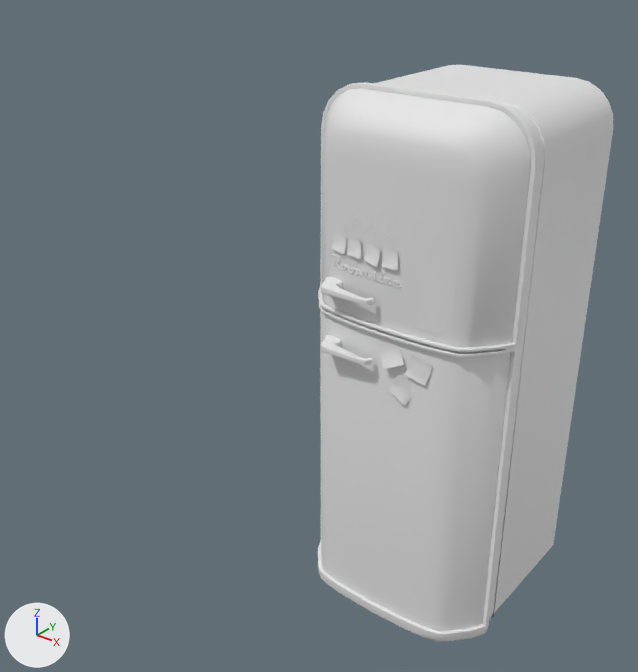
The FBX model Assets/fbx/furniture/furniture_menu_fridge.fbx as it was, and as the next commit left it.
The view is the same before and after, from a camera (50 mm lens) standing at (4.56, -3.92, 3.23) and looking at (1.8, -0.47, 1.09). The lights are fixed; the arrows at lower left show +X, +Y and +Z. Where no turn or scale is listed for an object, it has been applied to the vertices.

Names of what the first picture shows: 'Plane.010', 'Text.010', 'Text.012', 'Text.014', 'door.003', 'furniture_cupboard_big_right.007', 'furniture_cupboard_big_right.008', 'furniture_cupboard_big_right.009', 'furniture_fridge_menu.001', 'postit.005', 'postit.006', 'postit.007', 'postit.008', 'postit.009', 'postit_03.001', 'postit_2.001'.
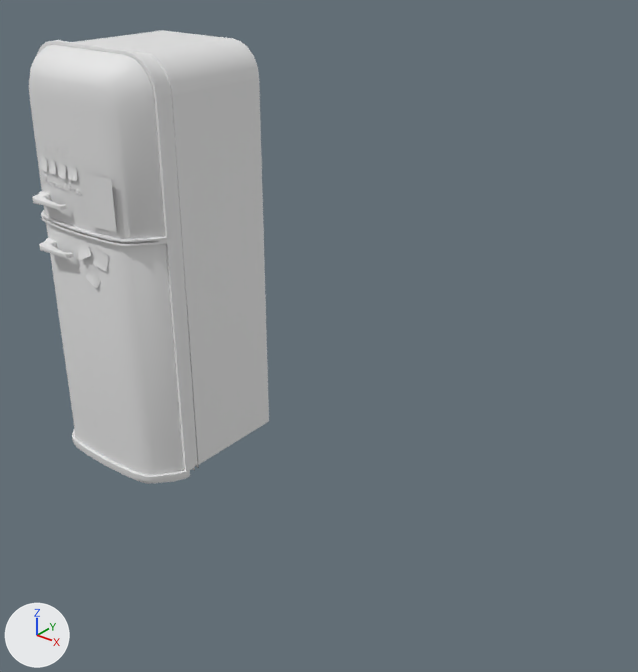
Scene script edits in JSON lines:
```json
{"op": "set", "path": "ob_text_012.location", "old": "(2.415, -1.072, 1.994)", "new": "(0.299, -1.072, 1.994)"}
{"op": "set", "path": "ob_postit_005.location", "old": "(2.633, -1.043, 1.915)", "new": "(0.517, -1.043, 1.915)"}
{"op": "set", "path": "ob_furniture_cupboard_big_right_008.location", "old": "(2.116, 0.332, 0.0)", "new": "(0.0, 0.332, 0.0)"}
{"op": "set", "path": "ob_plane_010.location", "old": "(2.857, -1.046, 1.789)", "new": "(0.741, -1.046, 1.789)"}
{"op": "set", "path": "ob_postit_006.location", "old": "(2.541, -1.042, 1.913)", "new": "(0.425, -1.042, 1.913)"}
{"op": "set", "path": "ob_postit_03_001.location", "old": "(2.661, -1.051, 1.481)", "new": "(0.545, -1.051, 1.481)"}
{"op": "set", "path": "ob_furniture_fridge_menu_001.location", "old": "(2.116, 0.0, 0.0)", "new": "(0.0, 0.0, 0.0)"}
{"op": "set", "path": "ob_postit_2_001.location", "old": "(2.725, -1.044, 1.328)", "new": "(0.609, -1.044, 1.328)"}
{"op": "set", "path": "ob_postit_009.location", "old": "(2.8, -1.043, 1.446)", "new": "(0.684, -1.043, 1.446)"}
{"op": "set", "path": "ob_text_009.location", "old": "(2.583, -1.05, 2.007)", "new": "(0.467, -1.05, 2.007)"}
{"op": "set", "path": "ob_text_010.location", "old": "(2.533, -1.084, 2.002)", "new": "(0.417, -1.084, 2.002)"}
{"op": "set", "path": "ob_postit_008.location", "old": "(2.354, -1.025, 1.919)", "new": "(0.238, -1.025, 1.919)"}
{"op": "set", "path": "ob_postit_007.location", "old": "(2.443, -1.036, 1.919)", "new": "(0.327, -1.034, 1.919)"}
{"op": "set", "path": "ob_furniture_cupboard_big_right_009.location", "old": "(2.116, -0.8, 0.0)", "new": "(0.0, -0.8, 0.0)"}
{"op": "set", "path": "ob_text_014.location", "old": "(2.292, -1.037, 1.798)", "new": "(0.176, -1.037, 1.798)"}
```

Location of each change, (x1, y1, x2, y2) in pixels of the pictures (638 x 672 px):
```json
{"object": "furniture_fridge_menu.001", "change": "moved", "before": [359, 65, 613, 622], "after": [60, 30, 269, 470]}
{"object": "door.003", "change": "moved", "before": [321, 313, 511, 631], "after": [46, 223, 184, 475]}
{"object": "furniture_cupboard_big_right.007", "change": "moved", "before": [322, 88, 531, 347], "after": [29, 45, 165, 239]}
{"object": "furniture_cupboard_big_right.009", "change": "moved", "before": [318, 295, 519, 642], "after": [42, 217, 190, 484]}
{"object": "furniture_cupboard_big_right.008", "change": "moved", "before": [318, 82, 539, 352], "after": [36, 40, 172, 242]}
{"object": "Plane.010", "change": "moved", "before": [417, 261, 457, 336], "after": [84, 174, 117, 232]}
{"object": "Vert.004", "change": "moved", "before": [321, 277, 375, 305], "after": [33, 191, 67, 210]}
{"object": "Vert.005", "change": "moved", "before": [321, 335, 373, 365], "after": [39, 238, 73, 258]}
{"object": "postit.009", "change": "moved", "before": [405, 355, 432, 386], "after": [93, 248, 108, 271]}
{"object": "postit_03.001", "change": "moved", "before": [378, 341, 404, 369], "after": [75, 238, 91, 260]}
{"object": "postit_2.001", "change": "moved", "before": [389, 374, 412, 405], "after": [86, 264, 101, 288]}
{"object": "Text.014", "change": "moved", "before": [331, 254, 401, 288], "after": [41, 173, 82, 195]}
{"object": "postit.005", "change": "moved", "before": [382, 249, 398, 270], "after": [67, 165, 77, 181]}
{"object": "postit.006", "change": "moved", "before": [364, 243, 380, 267], "after": [58, 162, 66, 179]}
{"object": "postit.008", "change": "moved", "before": [332, 232, 347, 254], "after": [40, 155, 48, 172]}
{"object": "postit.007", "change": "moved", "before": [347, 238, 361, 259], "after": [49, 159, 56, 174]}
{"object": "Text.010", "change": "moved", "before": [373, 222, 382, 235], "after": [60, 145, 65, 155]}
{"object": "Text.009", "change": "moved", "before": [383, 223, 393, 238], "after": [66, 145, 72, 157]}
{"object": "Text.012", "change": "moved", "before": [352, 218, 359, 231], "after": [48, 143, 53, 153]}
```
